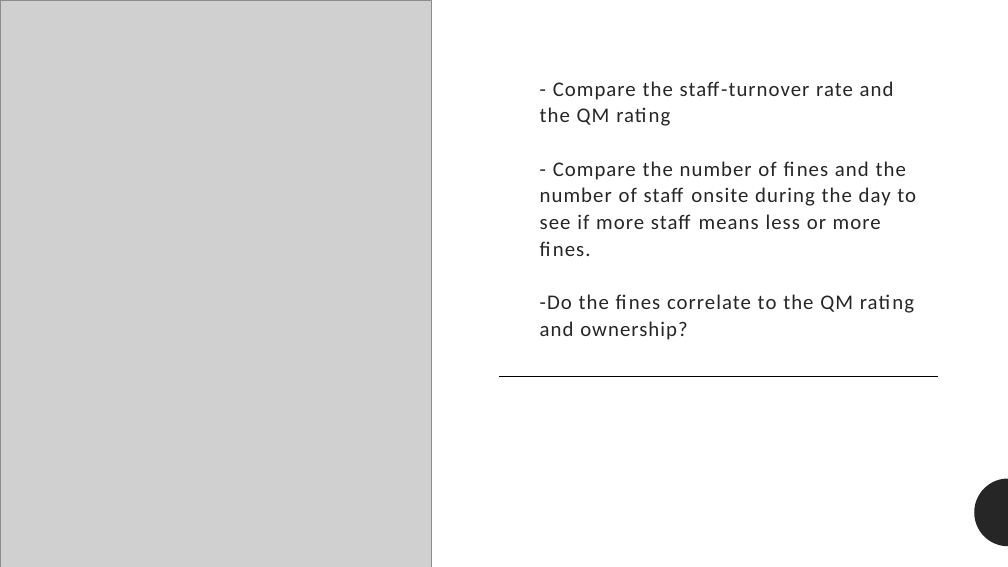
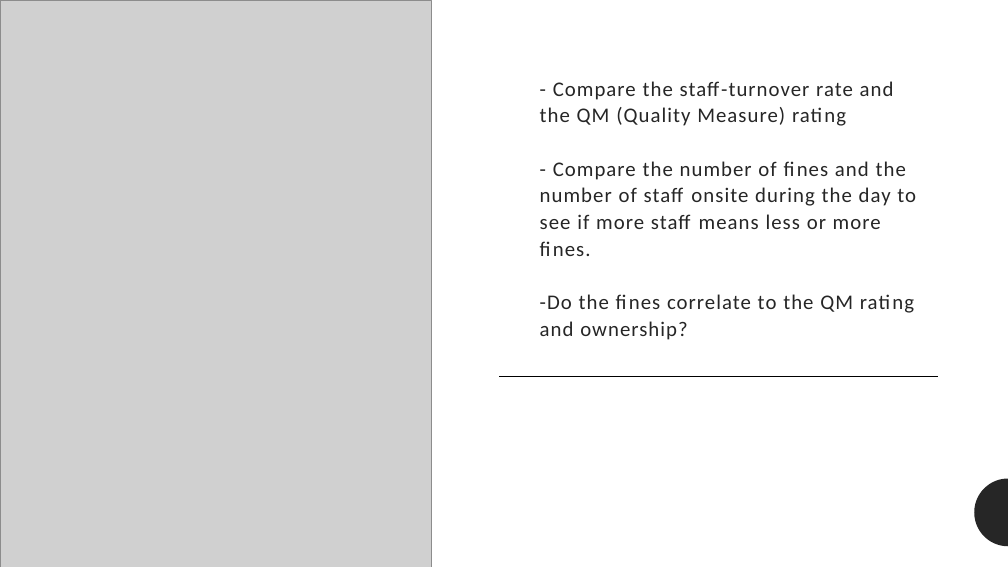
Before and after one commit to wanderfarther/Project_1, a slide deck: slide 3 of Nursing home quality in OK.pptx. Drawn at 1008x567 pixels with LibreOffice and Linux fonts; fonts in the diff are those of the drawing; grey boxes stand for pictures. Boxes give left, top, right and bottom in pixels: in the first picture for what was removed or moved away, otherwise in the second. Text is boxed around its words. In the diff, an @@ line names an element or a change of style, - is before the commit and + after.

Commit message:
Updating presentation and code

```diff
--- a/Nursing home quality in OK.pptx
+++ b/Nursing home quality in OK.pptx
@@ title at <box>540,81,916,340</box>: text changed @@
-- Compare the staff-turnover rate and the QM rating
-- Compare the number of fines and the number of staff onsite during the day to see if more staff means less or more fines.
--Do the fines correlate to the QM rating and ownership?
+- Compare the staff-turnover rate and the QM (Quality Measure) rating
+- Compare the number of fines and the number of staff onsite during the day to see if more staff means less or more fines.
+-Do the fines correlate to the QM rating and ownership?
```
Also in this commit, not shown: 2 other slides changed, 1 slide added, 3 other files.
